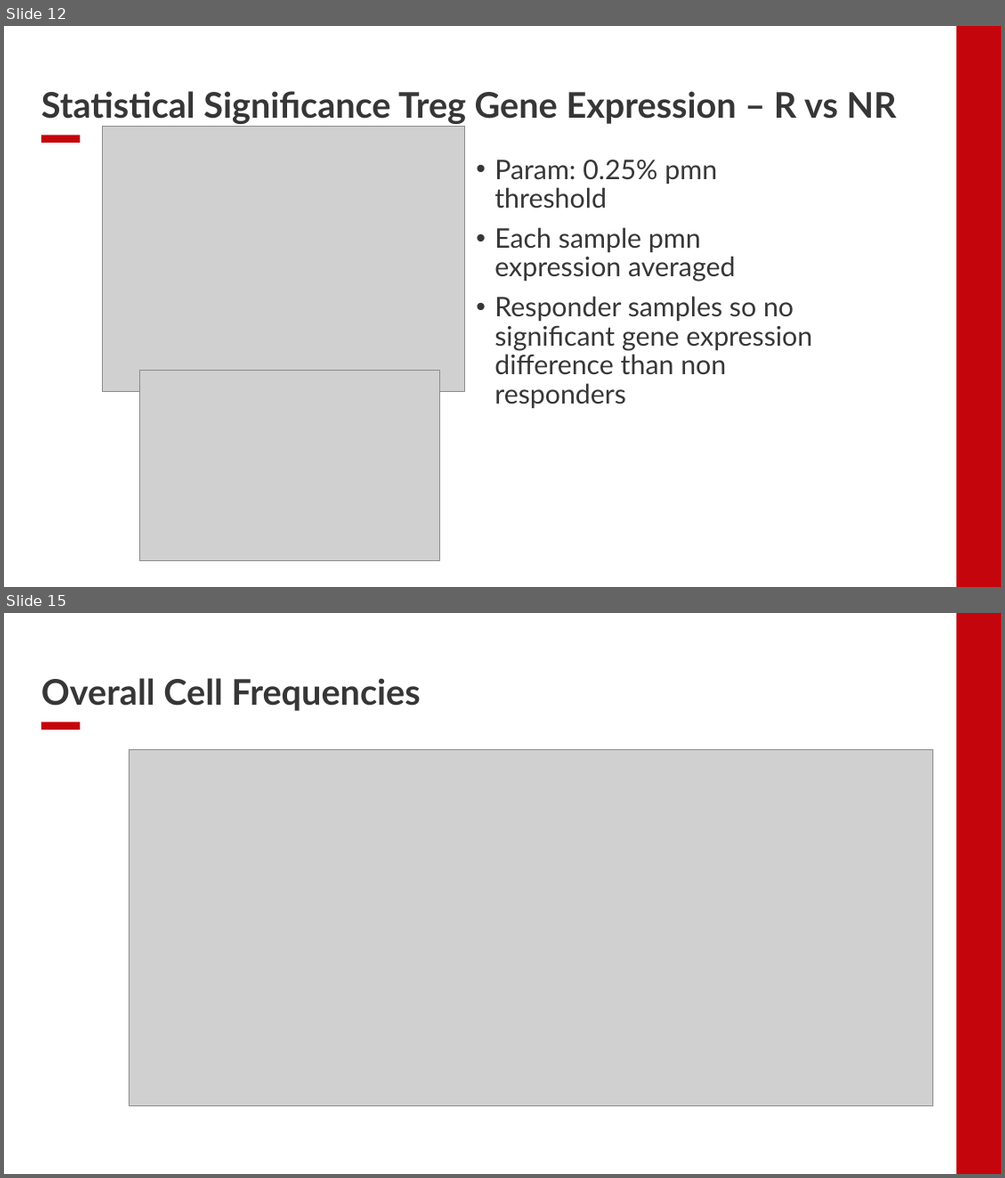
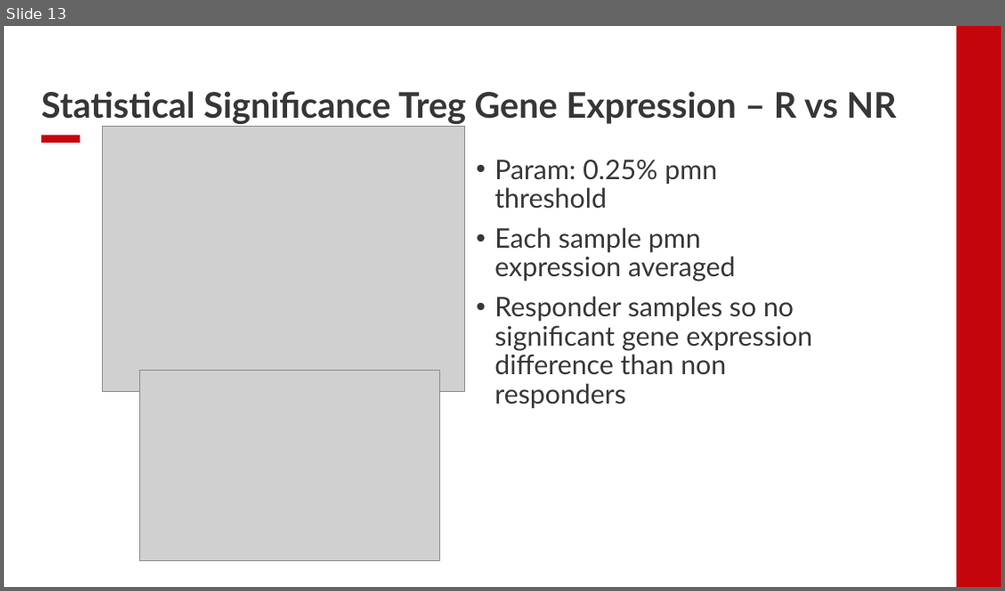
Before and after one commit to EDJohns/2025-Dinh-Lab-Research-Project, a slide deck: Shapiro 2025 Project/Weekly Updates/Week 9 Updates.pptx. Shown one above the other, each under a label of ours: slides 12 and 15 before the commit, slide 13 after it; the slides between them are not shown. The pictures are 1005x1178 and 1005x591 pixels, drawn with LibreOffice and Linux fonts; fonts in the diff are those of the drawing; grey boxes stand for pictures; background and template pictures are left out. Boxes give left, top, right and bottom in pixels: in the first picture for what was removed or moved away, otherwise in the second. Text is boxed around its words. In the diff, an @@ line names an element or a change of style, - is before the commit and + after.

```diff
--- a/Shapiro 2025 Project/Weekly Updates/Week 9 Updates.pptx
+++ b/Shapiro 2025 Project/Weekly Updates/Week 9 Updates.pptx
@@ slide 15 removed at bbox=[4, 613, 1001, 1174], background #FFFFFF; not listed: 2 template elements that a slide beside it also shows @@
@@ title removed at bbox=[41, 678, 421, 711] @@
-Overall Cell Frequencies
@@ picture removed at bbox=[129, 750, 933, 1106] @@
@@ what was slide 12 is now slide 13 @@
```
Also in this commit, not shown: 1 slide changed, 3 slides added, 2 other slides removed.
